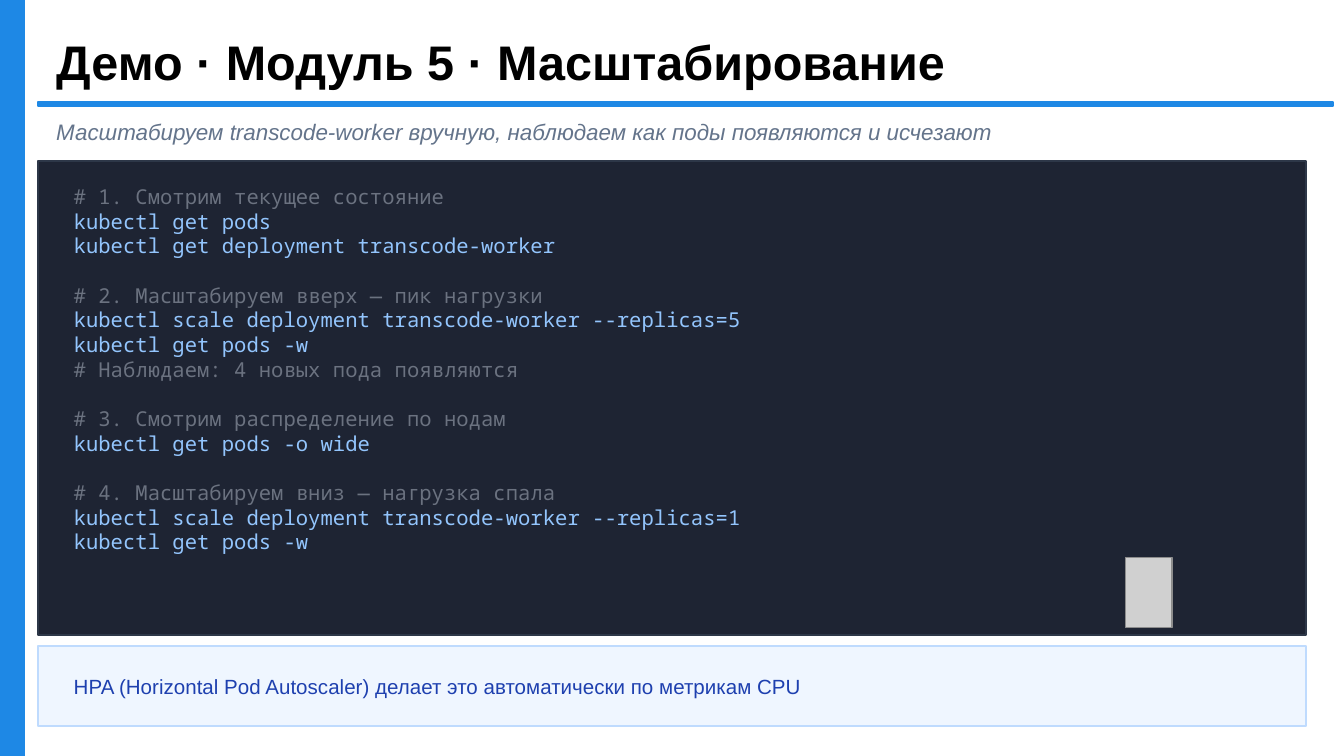
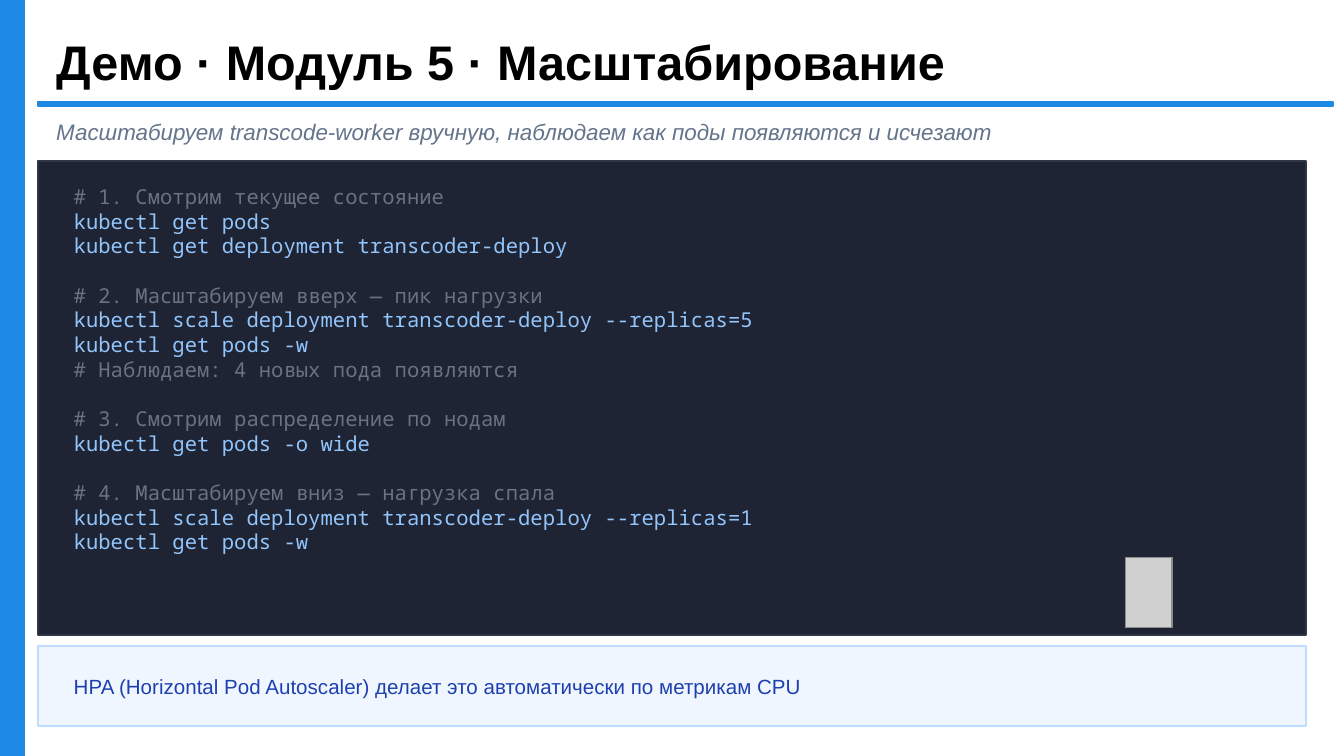
Before and after one commit to rkata-hexlet/webinars, a slide deck: slide 36 of k8s/streamflow_k8s_full.odp. Drawn at 1344x756 pixels with LibreOffice and Linux fonts; fonts in the diff are those of the drawing; grey boxes stand for pictures. Boxes give left, top, right and bottom in pixels: in the first picture for what was removed or moved away, otherwise in the second. Text is boxed around its words. In the diff, an @@ line names an element or a change of style, - is before the commit and + after.

```diff
--- a/k8s/streamflow_k8s_full.odp
+++ b/k8s/streamflow_k8s_full.odp
@@ text at (74,237,568,258): text changed @@
-kubectl get deployment transcode-worker
+kubectl get deployment transcoder-deploy
@@ text at (74,311,753,332): text changed @@
-kubectl scale deployment transcode-worker --replicas=5
+kubectl scale deployment transcoder-deploy --replicas=5
@@ text at (74,509,753,530): text changed @@
-kubectl scale deployment transcode-worker --replicas=1
+kubectl scale deployment transcoder-deploy --replicas=1
```
Also in this commit, not shown: 5 other slides changed, 1 slide added, 1 slide removed, 16 other files.
